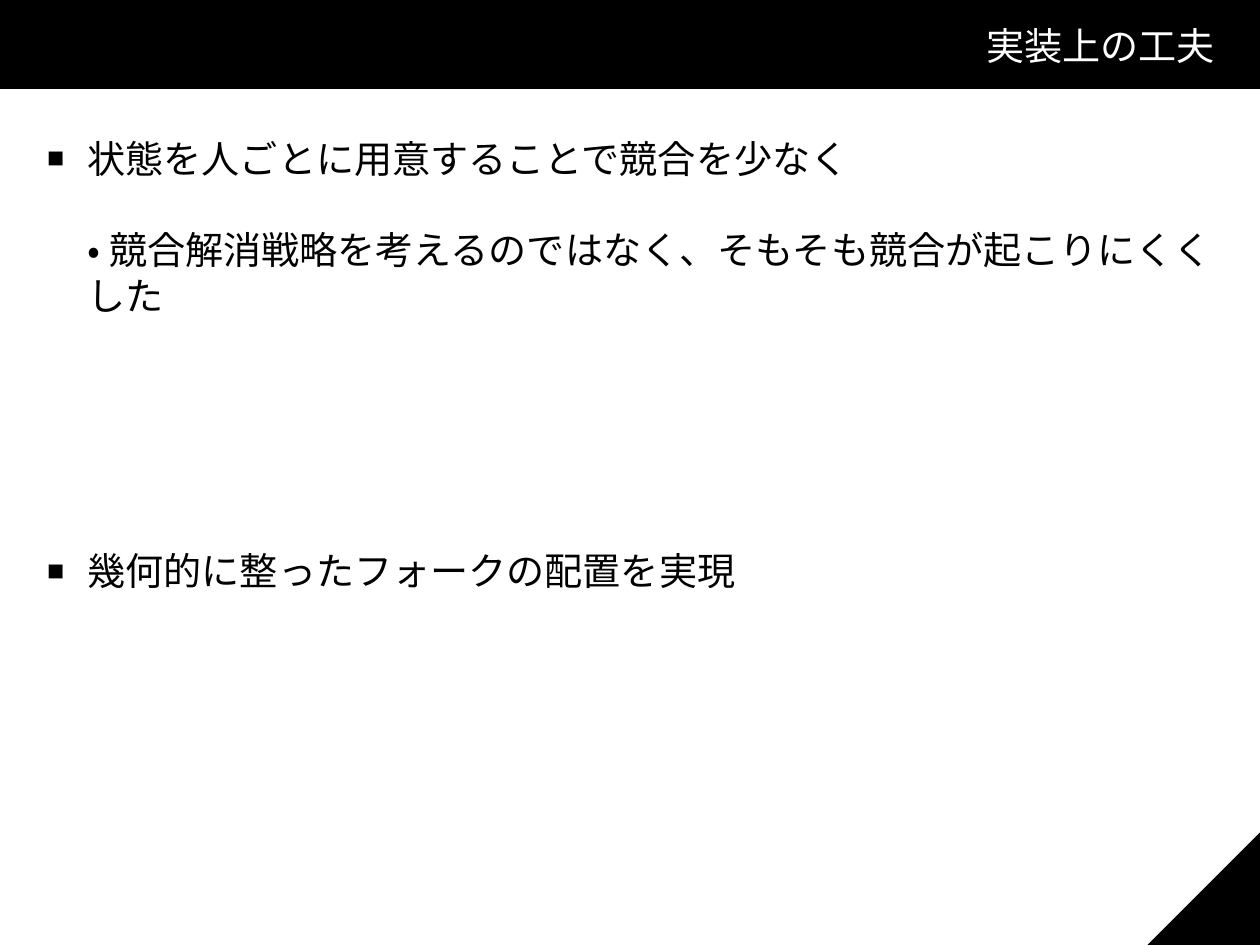
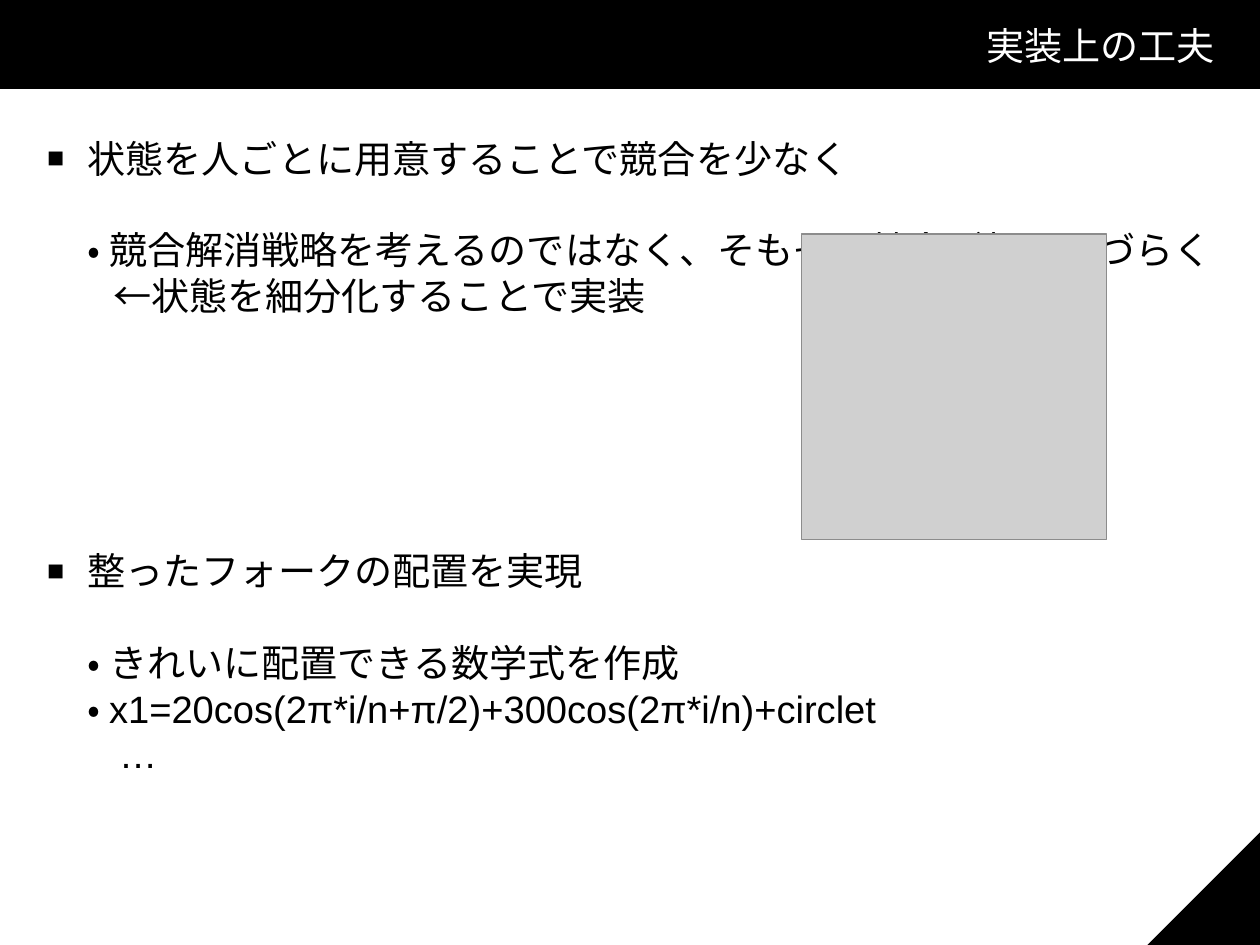
Before and after one commit to KP-3/Shota, a slide deck: slide 8 of スライド.odp. Drawn at 1260x945 pixels with LibreOffice and Linux fonts; fonts in the diff are those of the drawing; grey boxes stand for pictures; background and template pictures are left out. Boxes give left, top, right and bottom in pixels: in the first picture for what was removed or moved away, otherwise in the second. Text is boxed around its words. In the diff, an @@ line names an element or a change of style, - is before the commit and + after.

```diff
--- a/スライド.odp
+++ b/スライド.odp
@@ text at bbox=[88, 232, 1212, 313]: text changed @@
-・ 競合解消戦略を考えるのではなく、そもそも競合が起こりにくくした
+・ 競合解消戦略を考えるのではなく、そもそも競合が起こりづらく
+←状態を細分化することで実装
@@ picture added at bbox=[802, 234, 1107, 540] @@
@@ text at bbox=[88, 553, 876, 731]: text changed @@
-■ 幾何的に整ったフォークの配置を実現
+■ 整ったフォークの配置を実現
+・ きれいに配置できる数学式を作成
+・ x1=20cos(2π*i/n+π/2)+300cos(2π*i/n)+circlet
+…
```
Also in this commit, not shown: 3 other slides changed, 1 slide added, 1 slide removed.
